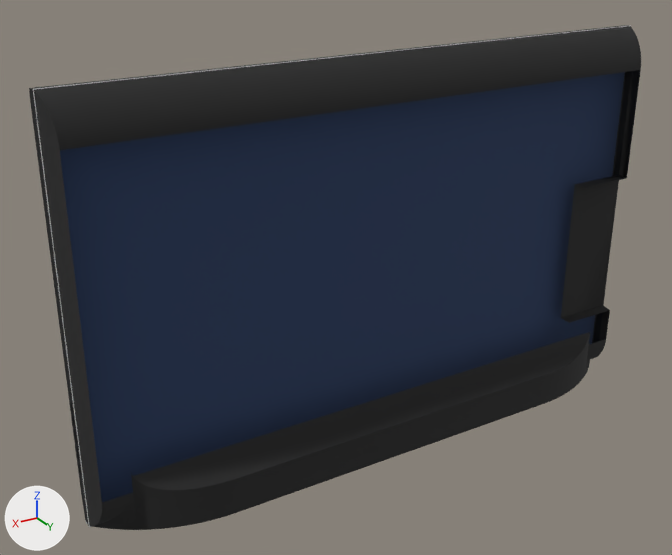
Before and after pictures for a commit that changed the COLLADA model ImPro/ImProApps/model/improTablet.dae.
Before and after are seen from a 50 mm lens placed at (0.693, 1.039, 0.506), pointed at (0.066, -0.006, -0.016). The axes (+X, +Y, +Z) are drawn at lower left. The lights are the same throughout.

Script lines for the objects in view, before the commit:
```python
mat_material_4 = principled_material('material_4')
mat_material_4.base_color = (0.0212, 0.0452, 0.117)  # dark blue #283c60
mat_material_4.roughness = 0.9
me_sketchup = bpy.data.meshes.new('SketchUp')
me_sketchup.from_pydata(...)  # 574 vertices, 1121 faces; spans x -0.465..0.456, y -0.019..0.075, z -0.294..0.295
# faces by material slot: [276, 727, 47, 68, 3]
me_sketchup.materials.append(mat_material_0)  # black #000000
me_sketchup.materials.append(mat_material_1)  # black #232323
me_sketchup.materials.append(mat_material_2)  # white #ffffff
me_sketchup.materials.append(mat_material_3)  # light grey #c0c0c0
me_sketchup.materials.append(mat_material_4)  # dark blue #283c60
ob_sketchup = bpy.data.objects.new('SketchUp', me_sketchup)
ob_sketchup.location = (0.0, 0.0, 0.0)
```
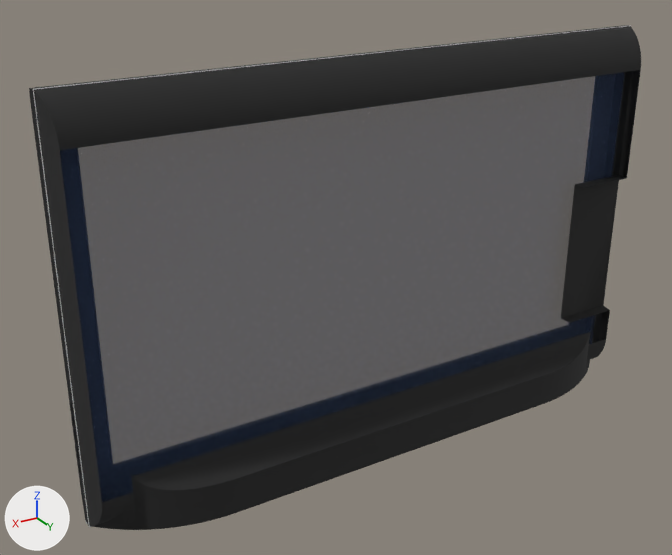
What differs and where, as boxes [x1, y1, x2, y2] in the pictures (672 x 555 px):
'SketchUp', surface changed (blue to grey): [58, 73, 624, 500] in both

The change in detail:
In material 'material_4' (mat_material_4), alpha goes from 1.0 to 0.6.
